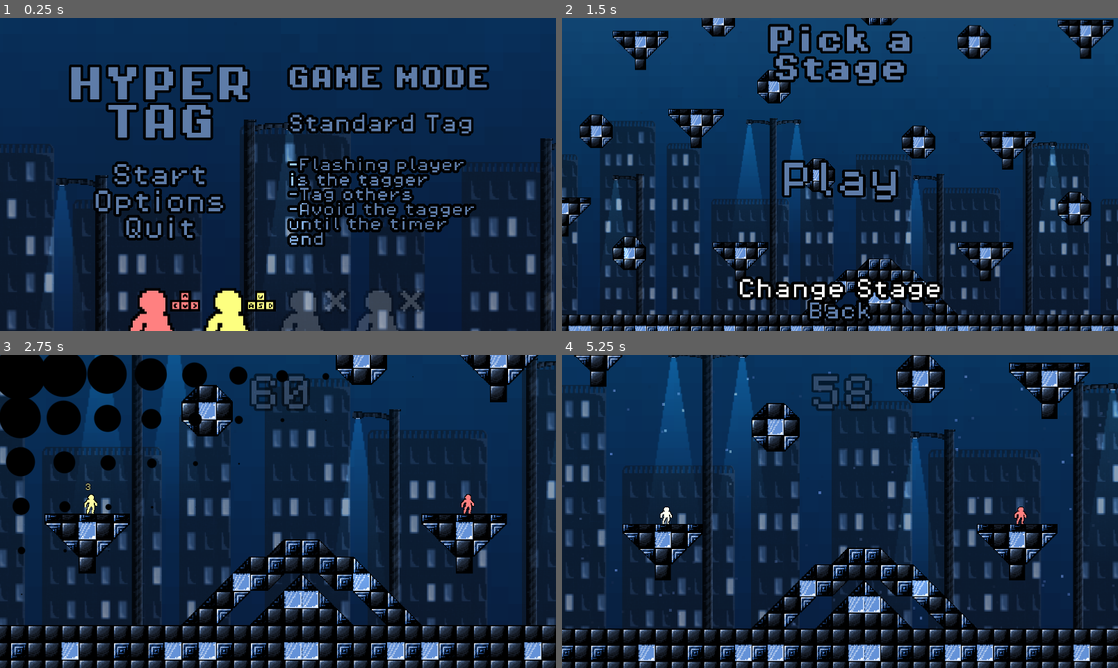
Above: before the commit, frames 1-4 (two rows, left to right).
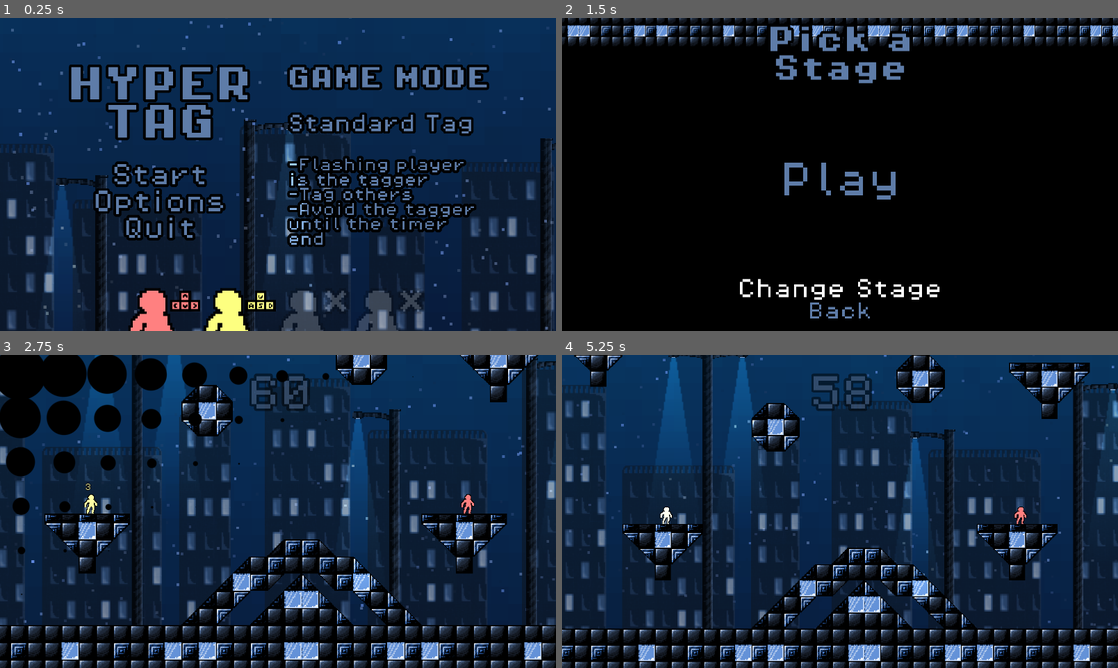
Above: after the commit, the same moments.

Repository: Lipsum27/HyperTag
Game: Godot game, scene res://Scenes/main_menu.tscn
Two runs of this game, one before a commit and one after it. Both use one fixed random seed, a clock stepped at 60 frames per second and the inputs below.
Inputs (mouse positions are in pixels of both pictures, inside the frame that each line leads up to):
- Up to frame 1 (0.25 s): no input
- Up to frame 2 (1.5 s): click "Start" at 0.5 s; click "Change Stage" at 1.25 s
- Up to frame 3 (2.75 s): click "Play" at 2 s
- Up to frame 4 (5.25 s): move the mouse to (962, 495) at 2.77 s; move the mouse to (728, 527) at 3.52 s; move the mouse to (895, 442) at 4.27 s; move the mouse to (812, 574) at 5.02 s

The runs differ from the first frame. In frame 1, 0.6% of the frame differs, in the area x 2-100%, y 0-100%; in frame 2, 85%, in the area x 0-100%, y 0-100%; in frame 3, 0.4%; in frame 4, 0.6%.

Commit message:
level change transition and rain fix

Diff:
--- a/Scenes/background.tscn
+++ b/Scenes/background.tscn
@@ -157,11 +157,13 @@
 texture = ExtResource("6_rymcx")
 
 [node name="Rain" type="CPUParticles2D" parent="." unique_id=1150645047]
-amount = 7500
+position = Vector2(0, -865)
+amount = 3000
 lifetime = 2.5
+preprocess = 5.0
 speed_scale = 0.5
 emission_shape = 3
-emission_rect_extents = Vector2(4000, 4000)
+emission_rect_extents = Vector2(4416, 991)
 direction = Vector2(30, 100)
 initial_velocity_min = 5.0
 initial_velocity_max = 100.0
--- a/Scenes/level_select.tscn
+++ b/Scenes/level_select.tscn
@@ -3,7 +3,6 @@
 [ext_resource type="Script" uid="uid://b4e5jc85fa7b" path="res://Scripts/level_select.gd" id="1_72w8f"]
 [ext_resource type="PackedScene" uid="uid://bd87d6f7hed6s" path="res://Scenes/levels.scn" id="1_nkys2"]
 [ext_resource type="PackedScene" uid="uid://df462wvm04gre" path="res://Scenes/background.tscn" id="2_lx4vd"]
-[ext_resource type="Script" uid="uid://cv21q3awxo2mo" path="res://Scripts/level_select_camera.gd" id="3_lx4vd"]
 [ext_resource type="Theme" uid="uid://cc32agmbob0jw" path="res://Theme/main.tres" id="4_2sqnl"]
 [ext_resource type="FontFile" uid="uid://cuyigfdom0xgu" path="res://Assets/fonts/PixelOperator8-Bold.ttf" id="4_s6o25"]
 [ext_resource type="Script" uid="uid://b703sodkhby6p" path="res://Scripts/button_feedback.gd" id="5_kb5mc"]
@@ -15,8 +14,6 @@
 script = ExtResource("1_72w8f")
 
 [node name="Camera2D" type="Camera2D" parent="." unique_id=150475698]
-modulate = Color(0.8734448, 0.00043125154, 0.83660895, 1)
-self_modulate = Color(1, 0, 0, 1)
 position = Vector2(0, -994)
 zoom = Vector2(0.358, 0.358)
 limit_left = -2684
@@ -25,7 +22,6 @@
 limit_bottom = 184
 limit_smoothed = true
 position_smoothing_enabled = true
-script = ExtResource("3_lx4vd")
 
 [node name="CanvasLayer" type="CanvasLayer" parent="." unique_id=763914999]
 
@@ -104,6 +100,15 @@
 size_flags_vertical = 3
 size_flags_stretch_ratio = 0.1
 
+[node name="blocker" type="ColorRect" parent="CanvasLayer" unique_id=2061620254]
+visible = false
+anchors_preset = 15
+anchor_right = 1.0
+anchor_bottom = 1.0
+grow_horizontal = 2
+grow_vertical = 2
+color = Color(0, 0, 0, 1)
+
 [node name="background" parent="." unique_id=952209121 instance=ExtResource("2_lx4vd")]
 clip_children = 1
 z_index = -10
--- a/Scripts/level_select.gd
+++ b/Scripts/level_select.gd
@@ -1,10 +1,35 @@
 extends Node2D
 
+@onready var camera = $"Camera2D"
+@onready var screenBlocker = $"CanvasLayer/blocker"
+const baseCameraZoom = 0.6
+var goalOffset = 0
+var lerpSpeed = 0.3
+const fullOffset = 1800
+
+func _ready() -> void:
+	camera.zoom.x = baseCameraZoom
+	camera.zoom.y = camera.zoom.x
+	screenBlocker.visible = false
+
+func _process(_delta: float) -> void:
+	camera.offset.y = lerp(camera.offset.y, float(goalOffset), lerpSpeed)
+	camera.zoom.y = camera.zoom.x
+	camera.position.x = get_global_mouse_position().x / 2
+	camera.position.y = (get_global_mouse_position().y / 2) - 500
+
+	if goalOffset != 0 && round(camera.offset.y) > goalOffset-10:
+		#screenBlocker.visible = true
+		#camera.offset.y = -goalOffset
+		#screenBlocker.visible = false
+		if globalScript.level == 4:
+			globalScript.level = 1
+		else:
+			globalScript.level += 1
+		goalOffset = 0
+
 func _on_next_lvl_pressed() -> void:
-	if globalScript.level == 4:
-		globalScript.level = 1
-	else:
-		globalScript.level += 1
+	goalOffset = fullOffset
 
 func _on_continue_pressed() -> void:
 	globalScript.screenWipe = true
--- a/Scripts/level_select_camera.gd
+++ /dev/null
@@ -1,11 +0,0 @@
-extends Camera2D
-
-#0.358
-
-func _process(_delta: float) -> void:
-
-	zoom.x = 0.6
-	zoom.y = zoom.x
-
-	position.x = get_global_mouse_position().x / 2
-	position.y = (get_global_mouse_position().y / 2) - 500
Not shown, removed: Scripts/level_select_camera.gd.uid
